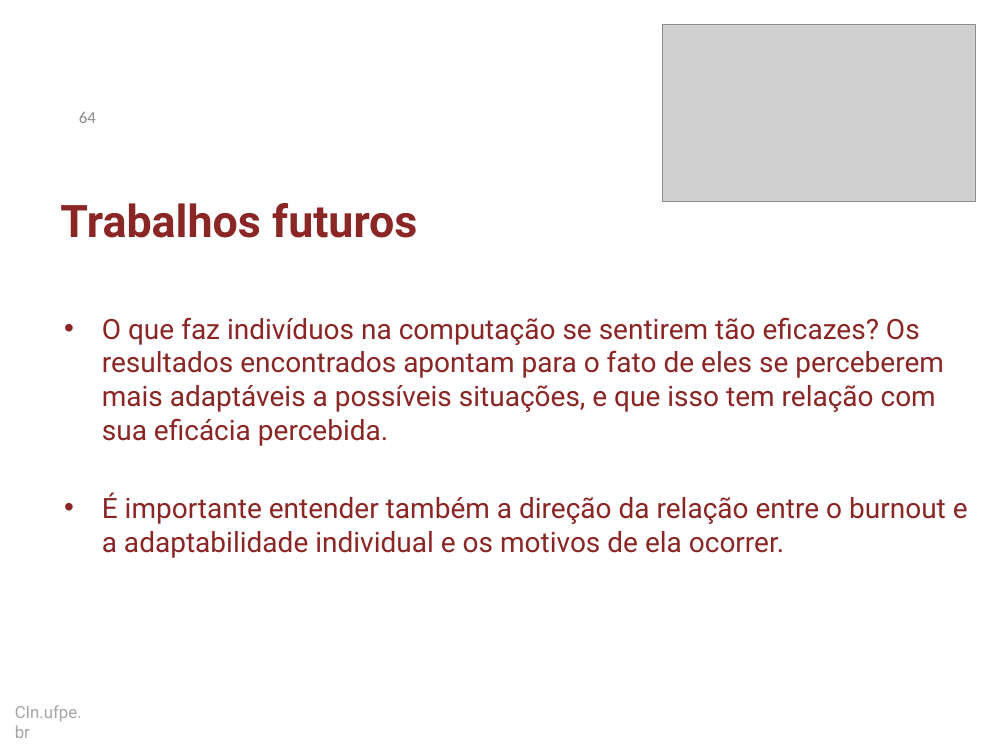
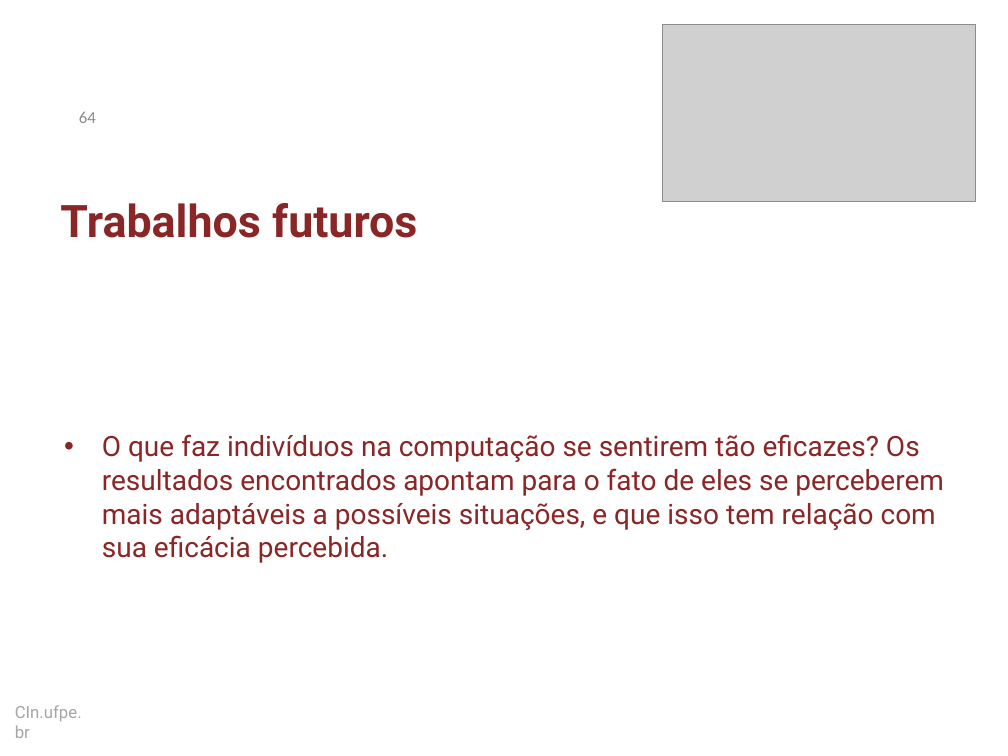
Before and after one commit to dan1lo/doutoradoR, a slide deck: slide 64 of apresentacao doutorado simplificado.pptx. Drawn at 1008x756 pixels with LibreOffice and Linux fonts; fonts in the diff are those of the drawing; grey boxes stand for pictures; background and template pictures are left out. Boxes give left, top, right and bottom in pixels: in the first picture for what was removed or moved away, otherwise in the second. Text is boxed around its words. In the diff, an @@ line names an element or a change of style, - is before the commit and + after.

```diff
--- a/apresentacao doutorado simplificado.pptx
+++ b/apresentacao doutorado simplificado.pptx
@@ text at [102, 492, 968, 558]: paragraph removed @@
-• É importante entender também a direção da relação entre o burnout e a adaptabilidade individual e os motivos de ela ocorrer.
```
Also in this commit, not shown: 3 other slides changed, 3 other files.
